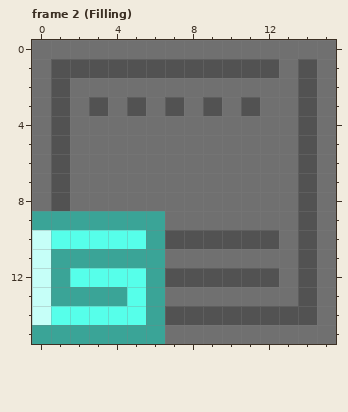
A pixel-art file gets an edit: Assets/Sprites/Block.aseprite. This is how it looked before the edit.
16x16 pixels, 14 frames. Shown: frame 2 (Filling). The commit also changed other frames, which this record leaves out.
Now the later version:
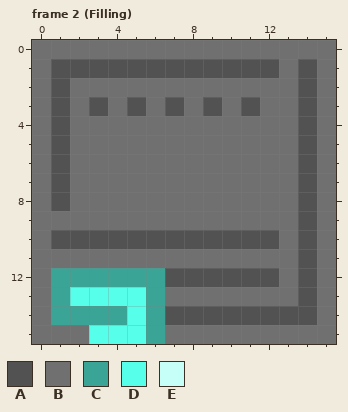
Palette (. is transparent): A #525252  B #707070  C #3aa497  D #56ffea  E #c6fff8
Edits made:
Frame 2 (Filling), layer "Layer 2":
y 9: x 0..6 CCCCCCC -> BBBBBBB
y 10: x 0..6 EDDDDDC -> BAAAAAA
y 11: x 0..6 ECCCCCC -> BBBBBBB
y 12: x 0 E -> B; x 2..5 DDDD -> CCCC
y 13: x 0 E -> B; x 2..4 CCC -> DDD
y 14: x 0..4 EDDDD -> BCCCC
y 15: x 0..5 CCCCCC -> BBBDDD
